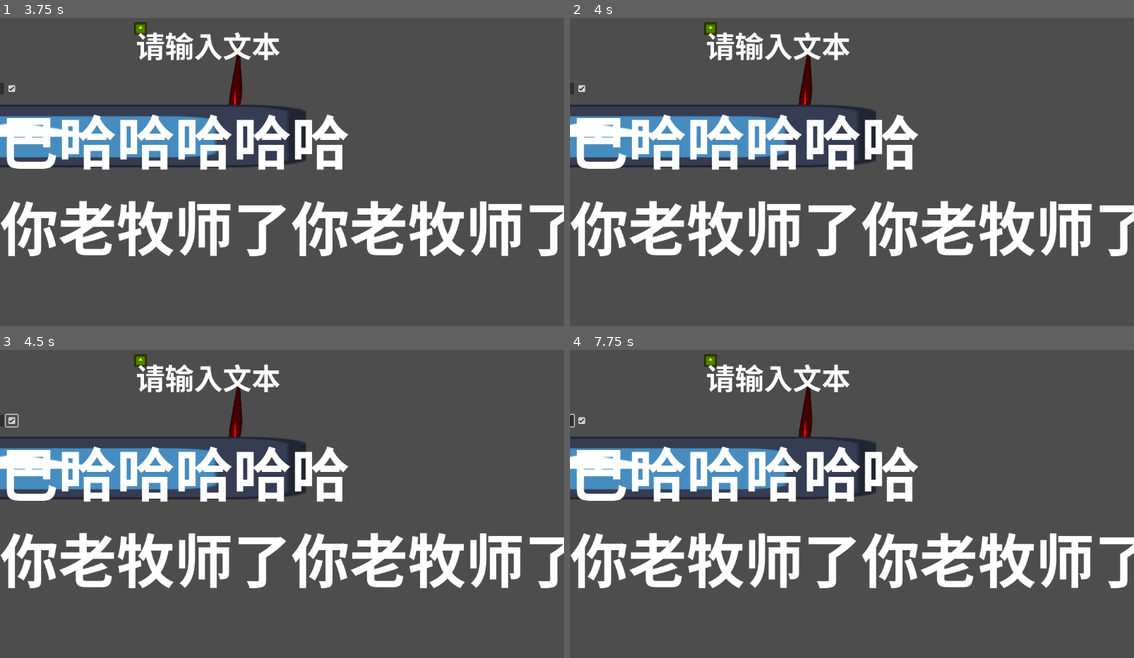
Above: before the commit, frames 1-4 (two rows, left to right).
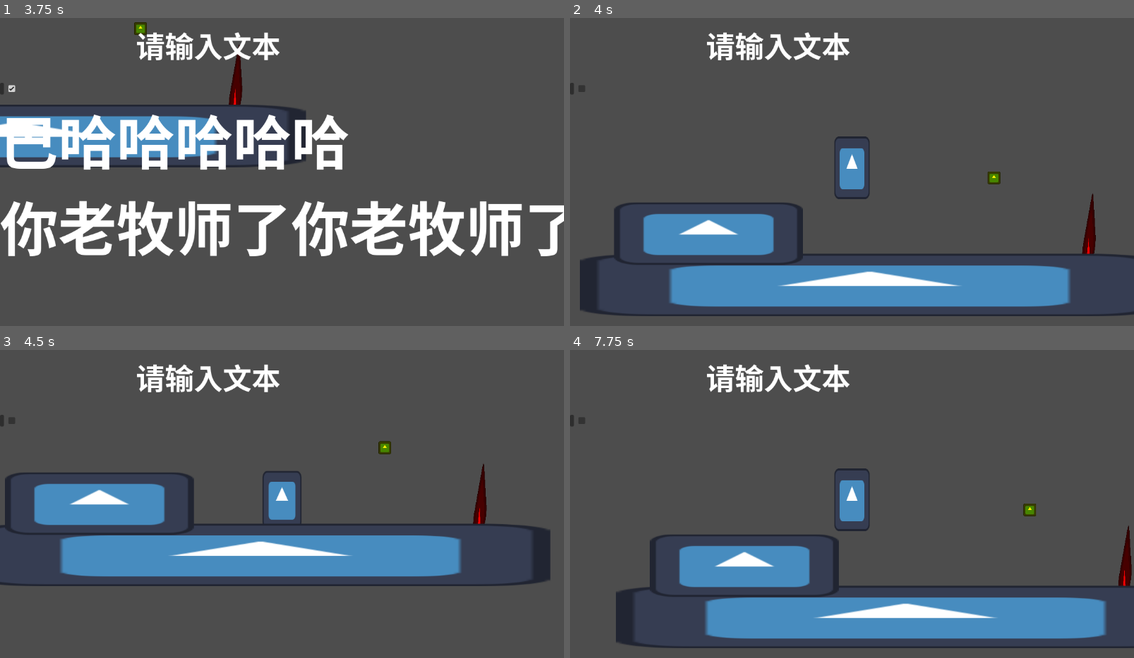
Above: after the commit, the same moments.

Repository: ParaNoite/CoCoProject-Old-passed-her-Platformer
Game: Godot game, scene res://Scenes/ground.tscn
The game is run twice, just before and just after one commit, with the same random seed, the same clock (stepped at 60 frames per second) and the same inputs. The engine's default icon, where the game draws it, is replaced by a stand-in: a white triangle on a blue panel in a dark square.
Inputs (mouse positions are in pixels of both pictures, inside the frame that each line leads up to):
- Up to frame 1 (3.75 s): tap Enter (ui_accept) at 0.5, 0.77, 1.52 s; hold Right (ui_right) 0.53-2.03 s; hold Left (ui_left) 2.03-2.75 s; click (0, 88) at 2.75 s; click (11, 88) at 3.5 s
- Up to frame 2 (4 s): no input
- Up to frame 3 (4.5 s): hold Right (ui_right) from 4.28 s (still down)
- Up to frame 4 (7.75 s): tap Enter (ui_accept) at 4.52, 5.27, 6.02, 6.5, 7.25, 7.52 s; release Right (ui_right) at 5.78 s; hold Left (ui_left) 5.78-6.53 s; hold Right (ui_right) 6.53-7.28 s; hold Left (ui_left) from 7.28 s (still down)

Frame 1 is identical in both runs. In frame 2, 31% of the frame differs, in the area x 0-100%, y 1-97%; in frame 3, 27%; in frame 4, 31%.

Commit message:
场景重载，timer，通过脚本创建node的用法

Diff:
--- a/Scenes/Player/Player.tscn
+++ b/Scenes/Player/Player.tscn
@@ -47,7 +47,7 @@
 
 [sub_resource type="Animation" id="Animation_ude3g"]
 resource_name = "idle"
-length = 2.9333334
+length = 2.4666667
 loop_mode = 1
 tracks/0/type = "value"
 tracks/0/imported = false
@@ -56,10 +56,10 @@
 tracks/0/interp = 1
 tracks/0/loop_wrap = true
 tracks/0/keys = {
-"times": PackedFloat32Array(0, 1.4, 2.9),
+"times": PackedFloat32Array(0, 1.0666667, 2.4333334),
 "transitions": PackedFloat32Array(1, 1, 1),
 "update": 0,
-"values": [0.57, 0.665, 0.57]
+"values": [0.57, 0.74, 0.57]
 }
 tracks/1/type = "value"
 tracks/1/imported = false
@@ -68,10 +68,10 @@
 tracks/1/interp = 1
 tracks/1/loop_wrap = true
 tracks/1/keys = {
-"times": PackedFloat32Array(0, 1.4, 2.9),
+"times": PackedFloat32Array(0, 1.0666667, 2.4333334),
 "transitions": PackedFloat32Array(1, 1, 1),
 "update": 0,
-"values": [1.0, 0.87, 1.0]
+"values": [1.0, 0.83, 1.0]
 }
 
 [sub_resource type="Animation" id="Animation_h54ih"]
--- a/Scipts/death_area_2d.gd
+++ b/Scipts/death_area_2d.gd
@@ -9,3 +9,18 @@
 		body.player_died.emit()#先通知订阅者（UI等）
 		body.queue_free()#再将玩家从场景中移除
 		print("Player has died!")#打印玩家死亡
+		#创建一个计时器（临时）
+		var timer = Timer.new()#创建一个计时器
+		timer.wait_time = 2.0#设置计时器的等待时间为2
+		timer.one_shot = true#设置计时器为单次计时
+		timer.timeout.connect(_on_timer_timeout)#连接计时器的timeout信号到回调函数
+		add_child(timer)#将计时器添加到当前节点下
+		timer.start()#启动计时器
+
+
+func _on_timer_timeout() -> void:
+	print("Timer timeout!")
+	for timer in get_children():
+		if timer is Timer:
+			timer.queue_free()#遍历删除计时器
+	get_tree().reload_current_scene()#重新加载当前场景
